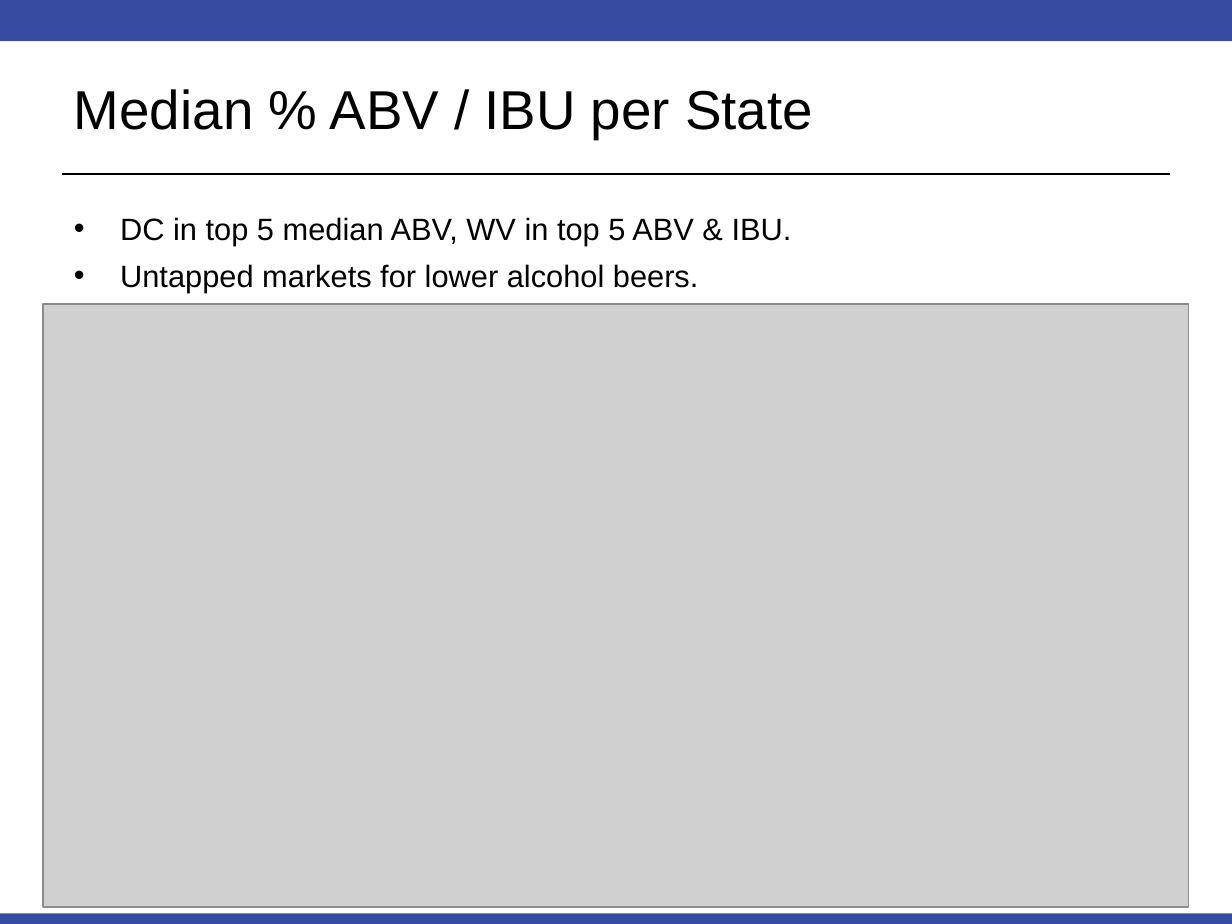
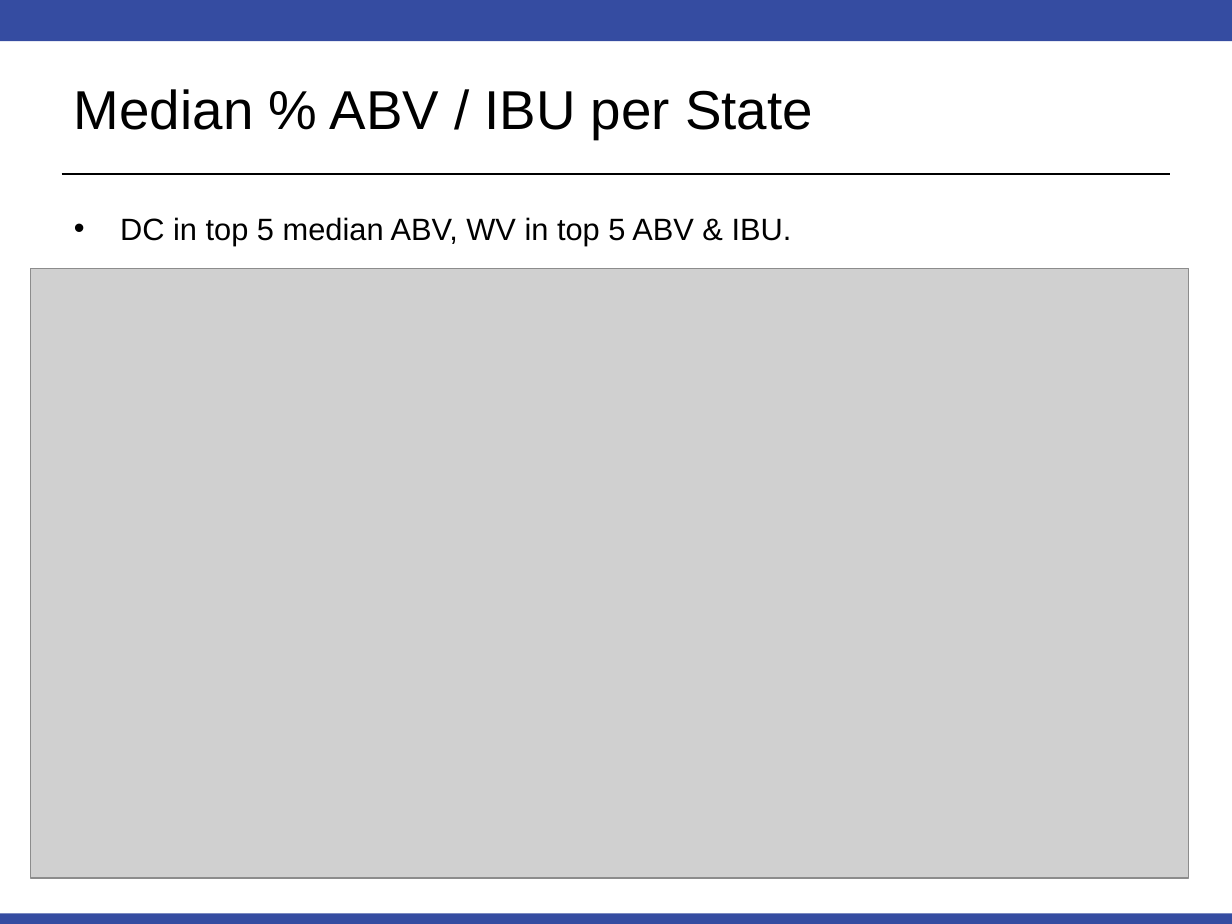
Before and after one commit to RudranilMitra/MSDS_6306_Case-Studies, a slide deck: slide 6 of Case Study 1/Beers & Breweries/EDA/EDA Slide Deck.pptx. Drawn at 1232x924 pixels with LibreOffice and Linux fonts; fonts in the diff are those of the drawing; grey boxes stand for pictures. Boxes give left, top, right and bottom in pixels: in the first picture for what was removed or moved away, otherwise in the second. Text is boxed around its words. In the diff, an @@ line names an element or a change of style, - is before the commit and + after.

```diff
--- a/Case Study 1/Beers & Breweries/EDA/EDA Slide Deck.pptx
+++ b/Case Study 1/Beers & Breweries/EDA/EDA Slide Deck.pptx
@@ picture resized from (x1=43, y1=304, x2=1189, y2=908) to (x1=31, y1=269, x2=1189, y2=878) @@
@@ text at (x1=120, y1=264, x2=699, y2=293): paragraph removed @@
-• Untapped markets for lower alcohol beers.
```
Also in this commit, not shown: 4 other slides changed, 1 slide added, 1 other file.
